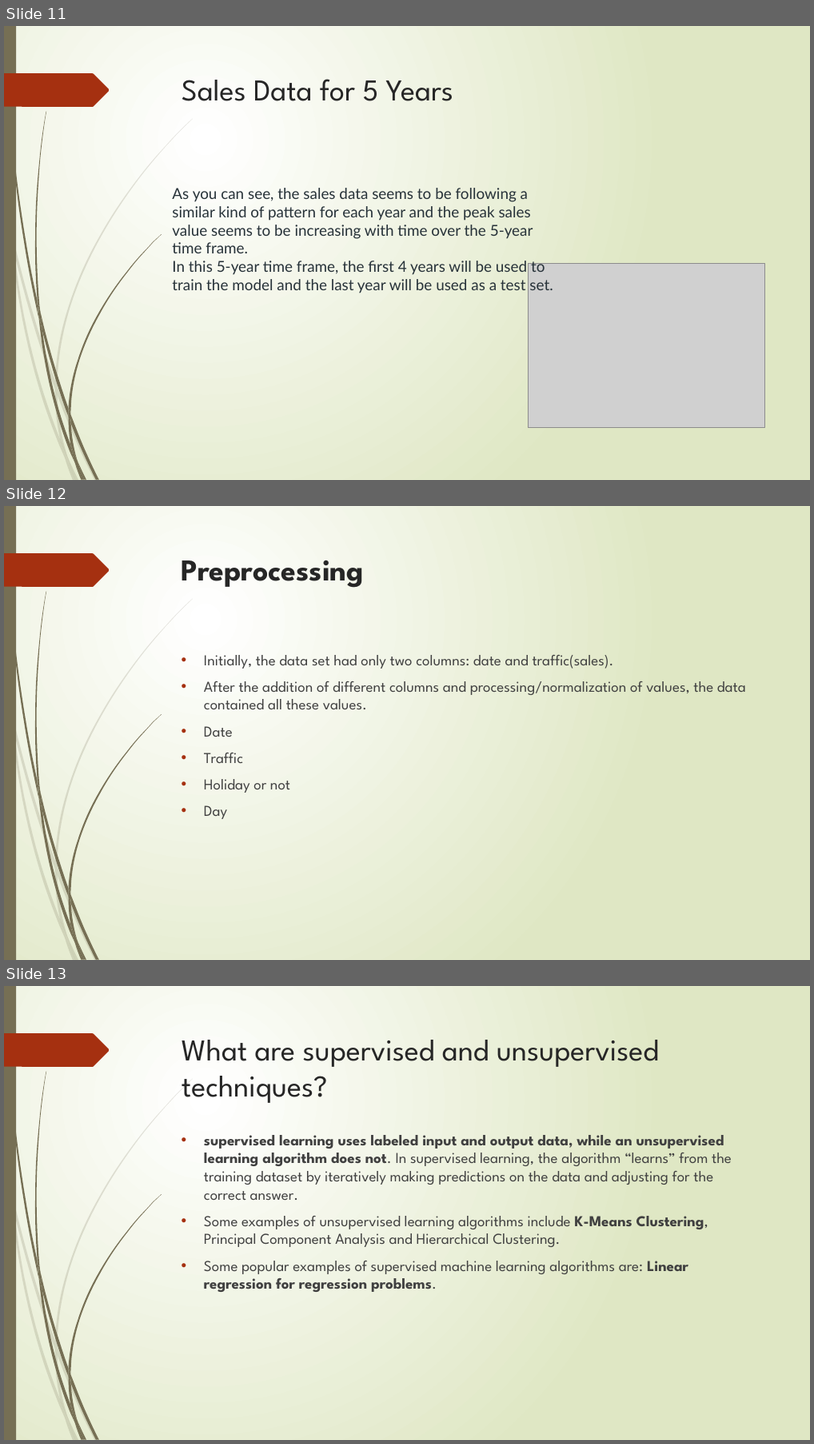
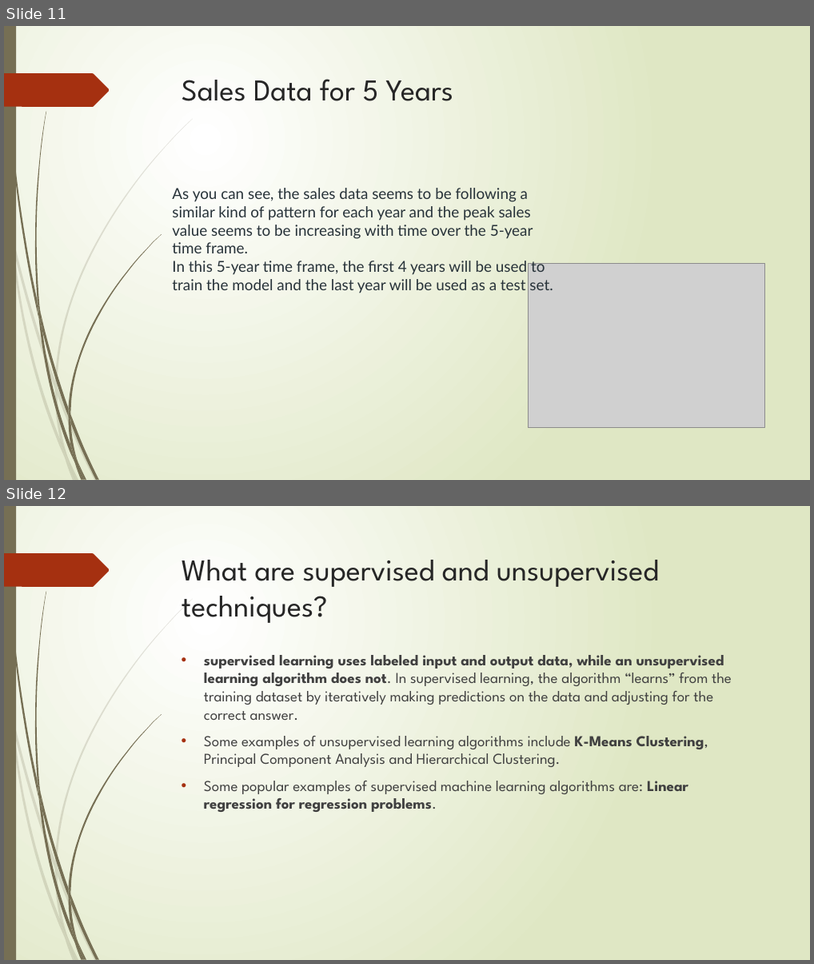
Before and after one commit to Rojasrivadlamuri/Final-Project, a slide deck: Future Sales Prediction with Machine Learning.pptx. Shown one above the other, each under a label of ours: slides 11, 12 and 13 before the commit, slides 11 and 12 after it. The pictures are 814x1444 and 814x964 pixels, drawn with LibreOffice and Linux fonts; fonts in the diff are those of the drawing; grey boxes stand for pictures. Boxes give left, top, right and bottom in pixels: in the first picture for what was removed or moved away, otherwise in the second. Text is boxed around its words. In the diff, an @@ line names an element or a change of style, - is before the commit and + after.

```diff
--- a/Future Sales Prediction with Machine Learning.pptx
+++ b/Future Sales Prediction with Machine Learning.pptx
@@ slide 12 removed at box(4, 506, 810, 960), background gradient #FFFFFF to #DFE8C4; not listed: 24 template elements that a slide beside it also shows @@
@@ title removed at box(182, 560, 364, 588) @@
-Preprocessing
@@ text removed at box(204, 655, 746, 819) @@
-• Initially, the data set had only two columns: date and traffic(sales).
-• After the addition of different columns and processing/normalization of values, the data contained all these values.
-• Date
-• Traffic
-• Holiday or not
-• Day
@@ what was slide 13 is now slide 12 @@
```
Also in this commit, not shown: 4 slides changed, 4 slides added.
